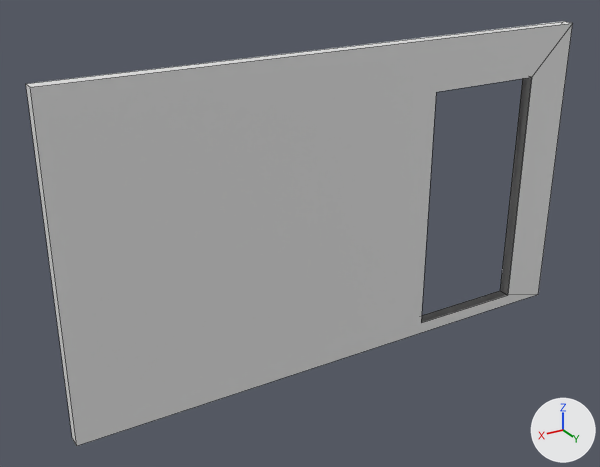
The FBX model Assets/Models/Structures/Wall_B.fbx as it was, and as the next commit left it.
Before and after are seen from a 50 mm lens placed at (6.48, 6.04, 7.11), pointed at (0.51, -3.93, 2.13). Lighting does not change. The marker at lower right points along +X, +Y and +Z. Mesh edges are drawn as thin lines.

Before the edit, the objects in view are built like this:
```python
me_wall_b = bpy.data.meshes.new('Wall_B')
me_wall_b.from_pydata(...)  # 20 vertices, 16 faces; spans x -4.51..4.29, y -3.7..-3.5, z -0.1..4.9
ob_wall_b = bpy.data.objects.new('Wall_B', me_wall_b)
ob_wall_b.location = (0.0, -0.1, 0.0)
```
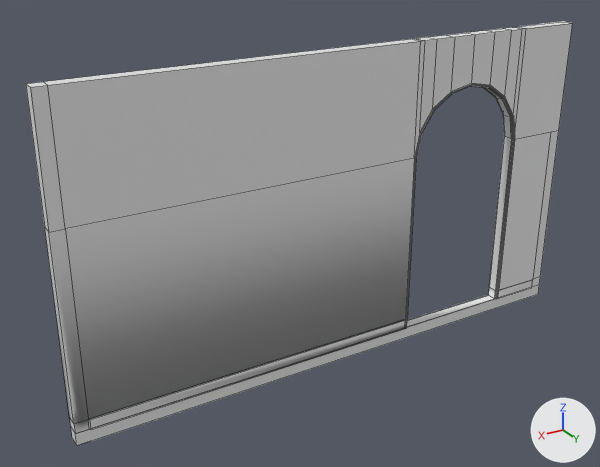
Edits to the bpy script that builds the scene:
```text
Change me_wall_b:
    used by ob_wall_b; location = (0.0, -0.1, 0.0)
    remove me_wall_b.from_pydata(...)  # 20 vertices, 16 faces; spans x -4.51..4.29, y -3.7..-3.5, z -0.1..4.9
    add me_wall_b.from_pydata(...)  # 206 vertices, 207 faces; spans x -4.51..4.29, y -3.7..-3.48, z -0.1..4.9
    me_wall_b part 1: 1 vertex moved from x -3.71, y -3.5, z 4.1 to x -4.51, y -3.5, z 3.08; 11 vertices removed from x -3.71..-1.71, y -3.7..-3.5, z 0.1..4.1; 197 vertices added at x -4.51..4.29, y -3.7..-3.48, z -0.1..4.9
    me_wall_b part 2: the surface is now shaded smooth
```

What differs and where, as boxes (x1, y1, x2, y2) in the pictures (600 x 467 px):
part 1 of me_wall_b, built on
    before: (30, 23, 572, 446)
    after: (26, 21, 572, 446)
